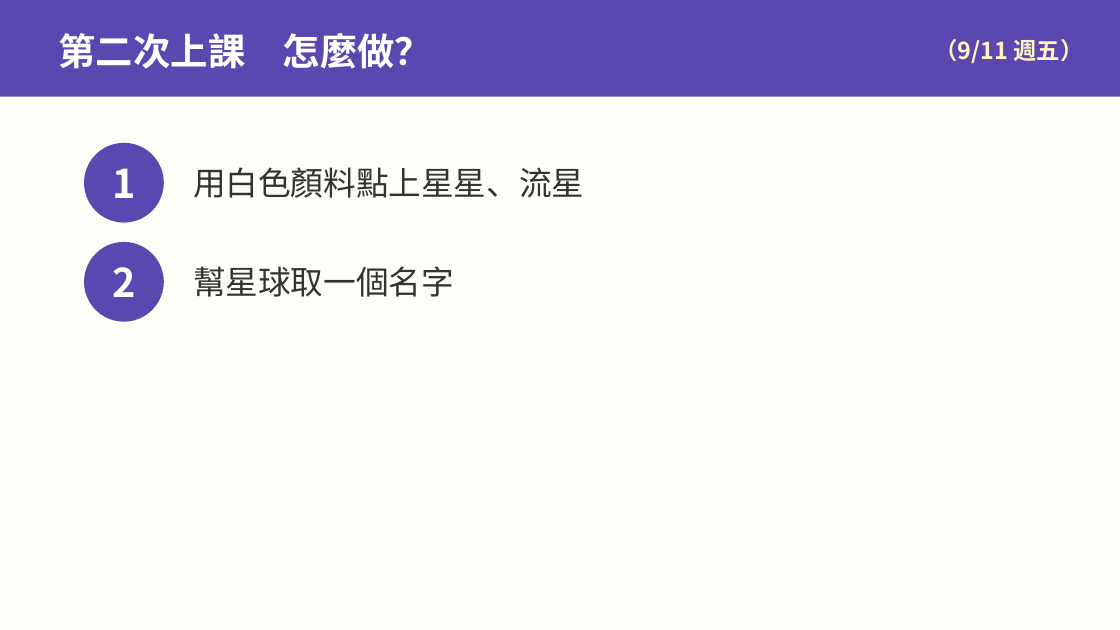
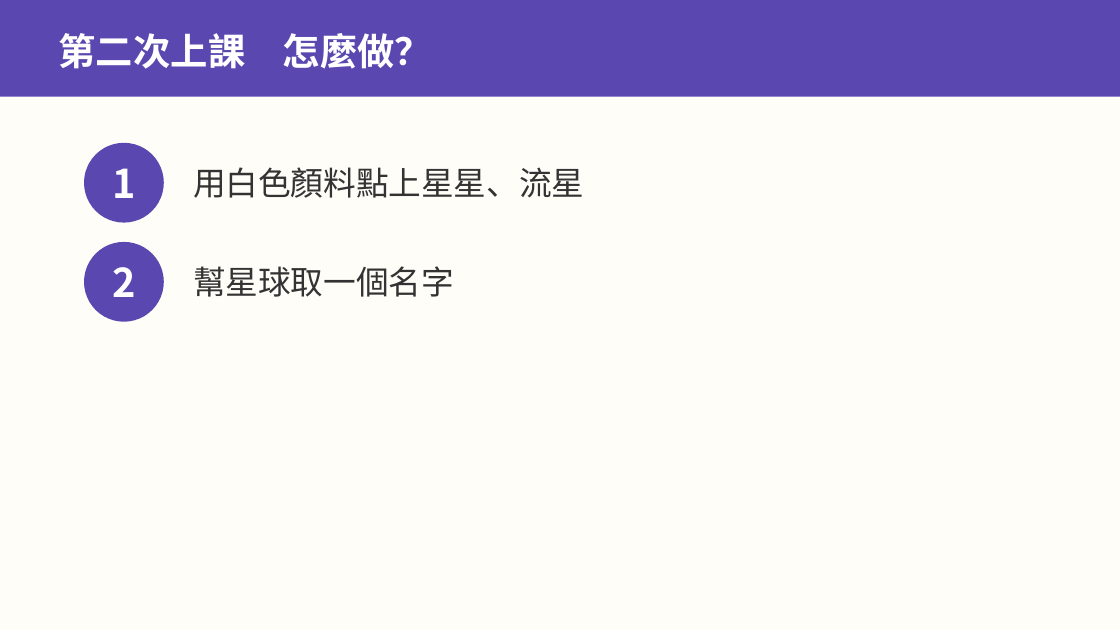
Before and after one commit to serina168/mandala-beginner, a slide deck: slide 5 of 上課簡報_作品1_我的魔法小宇宙.pptx. Drawn at 1120x630 pixels with LibreOffice and Linux fonts; fonts in the diff are those of the drawing. Boxes give left, top, right and bottom in pixels: in the first picture for what was removed or moved away, otherwise in the second. Text is boxed around its words. In the diff, an @@ line names an element or a change of style, - is before the commit and + after.

```diff
--- a/上課簡報_作品1_我的魔法小宇宙.pptx
+++ b/上課簡報_作品1_我的魔法小宇宙.pptx
@@ text removed at [935, 39, 1084, 63] @@
-（9/11 週五）
```
Also in this commit, not shown: 2 other slides changed, 12 other files.
